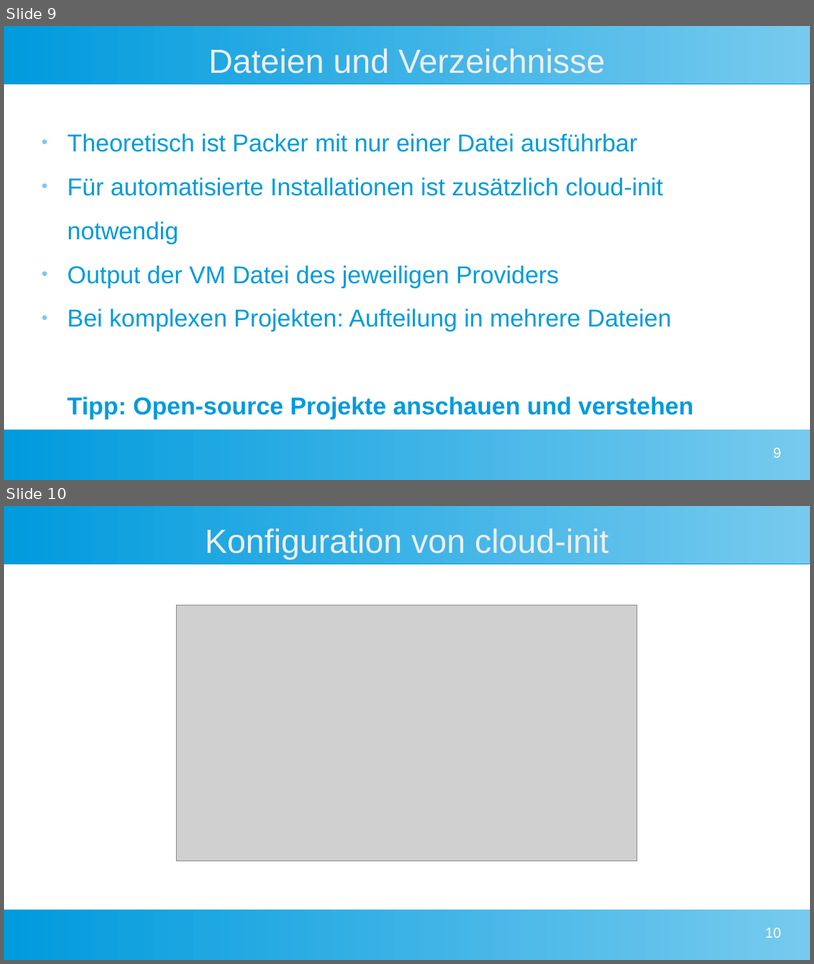
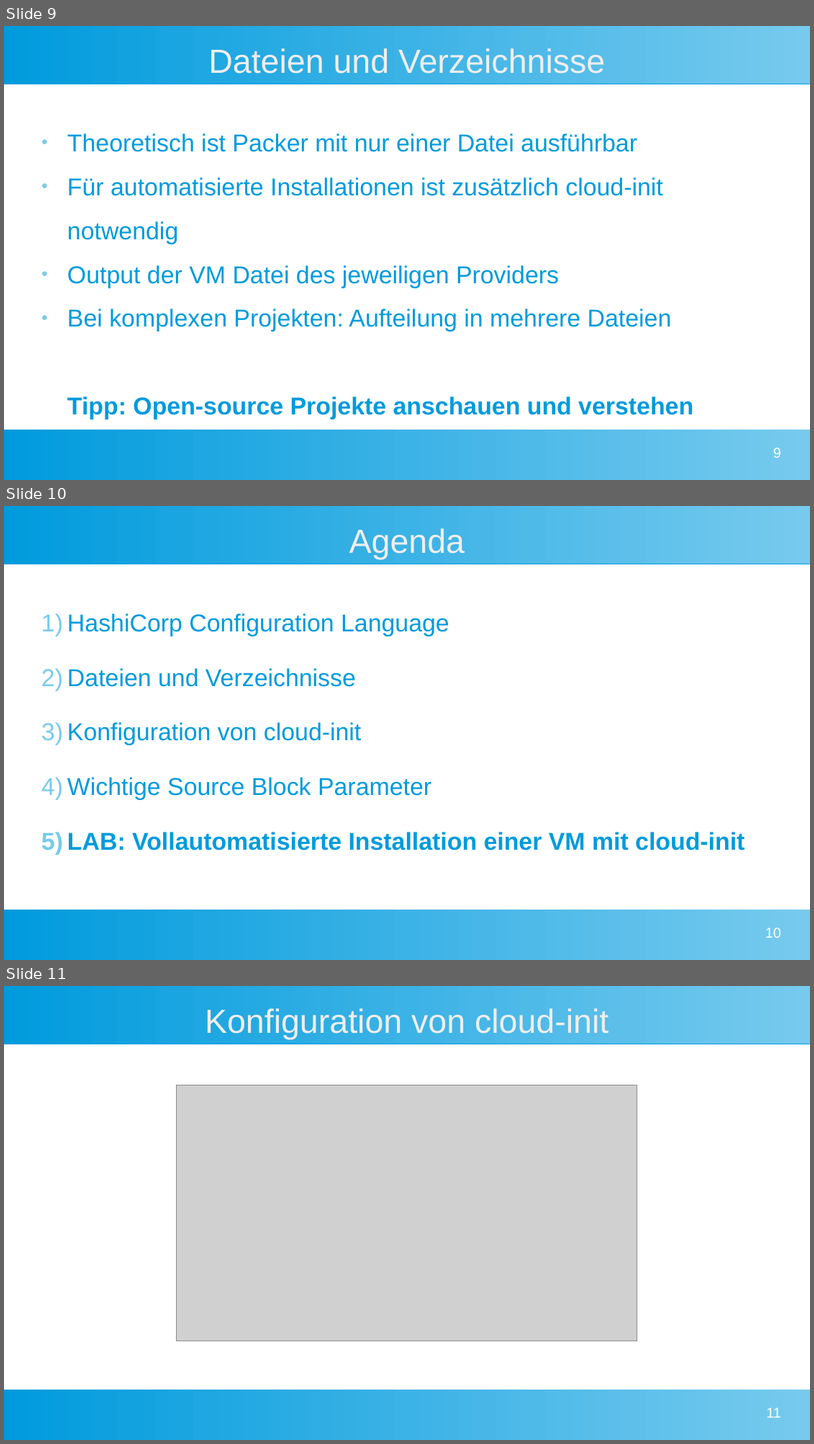
Before and after one commit to NemanjaTomic57/packer-workshop, a slide deck: presentation/day2.odp. Shown one above the other, each under a label of ours: slides 9 and 10 before the commit, slides 9, 10 and 11 after it. The pictures are 814x964 and 814x1444 pixels, drawn with LibreOffice and Linux fonts; fonts in the diff are those of the drawing; grey boxes stand for pictures. Boxes give left, top, right and bottom in pixels: in the first picture for what was removed or moved away, otherwise in the second. Text is boxed around its words. In the diff, an @@ line names an element or a change of style, - is before the commit and + after.

```diff
--- a/presentation/day2.odp
+++ b/presentation/day2.odp
@@ slide 10 added at (4,506,810,960), background #FFFFFF; not listed: 2 template elements that a slide beside it also shows @@
@@ title added at (350,528,465,559), 33 pt, text #EEEEEE @@
+Agenda
@@ text added at (67,613,745,850), 24 pt, text #009BDD @@
+1) HashiCorp Configuration Language
+2) Dateien und Verzeichnisse
+3) Konfiguration von cloud-init
+4) Wichtige Source Block Parameter
+5) LAB: Vollautomatisierte Installation einer VM mit cloud-init
@@ page number added at (766,927,782,937), 14 pt, text #FFFFFF @@
+10
@@ what was slide 10 is now slide 11 @@
@@ page number at (766,1407,782,1417): text changed @@
-10
+11
```
Also in this commit, not shown: 11 other files.
